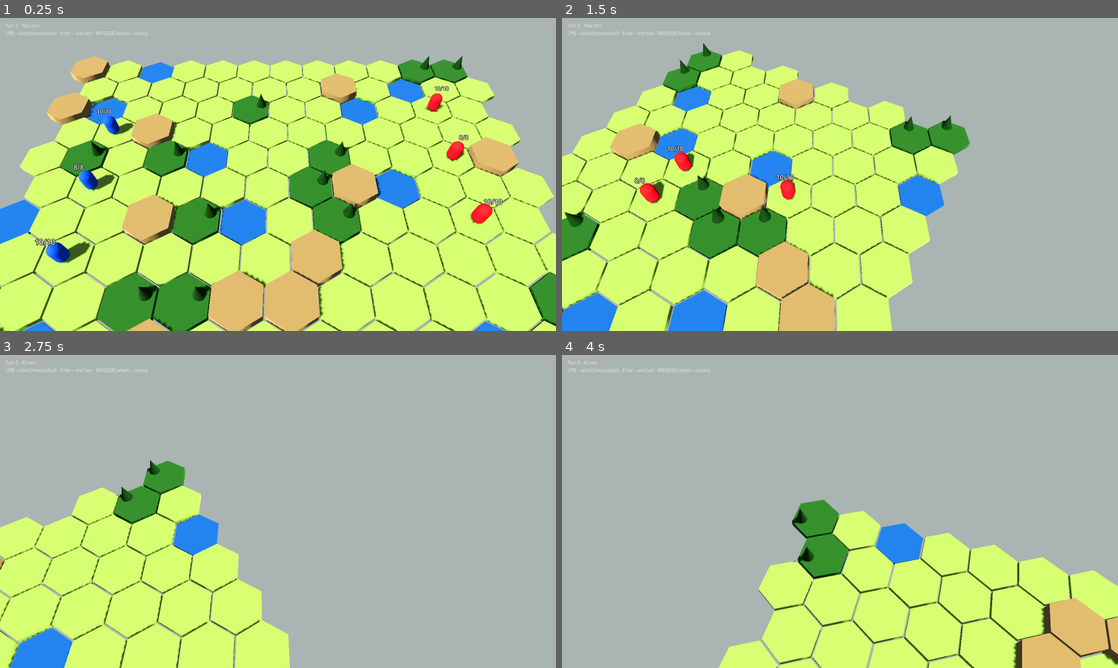
Above: before the commit, frames 1-4 (two rows, left to right).
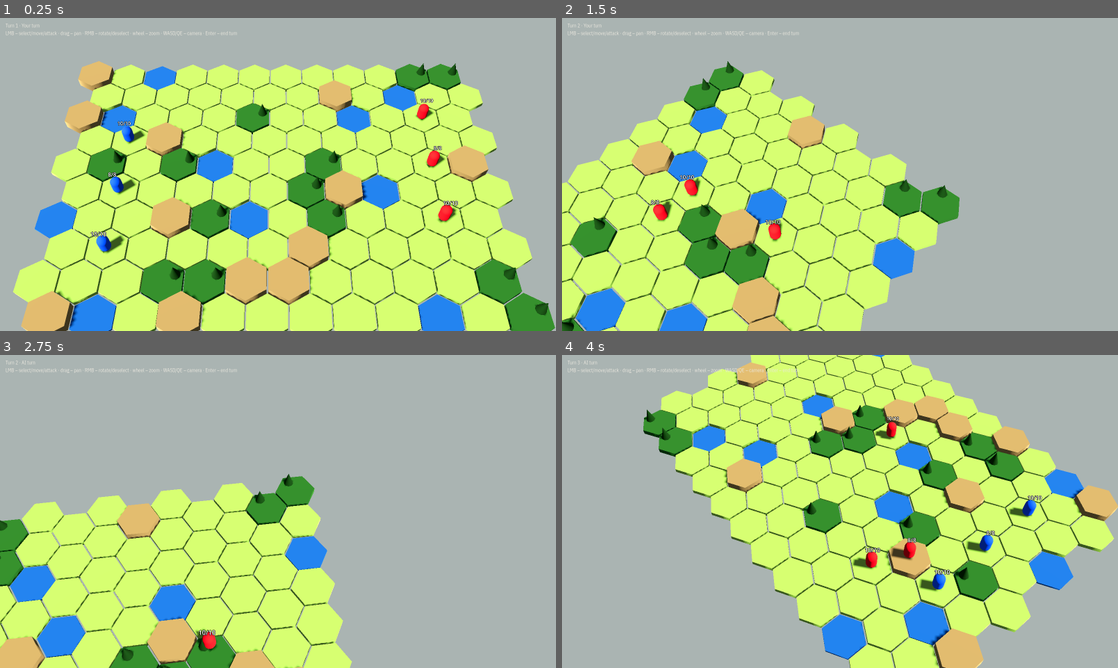
Above: after the commit, the same moments.

Repository: dawidczarczynski/eastern-flank
Game: Godot game, scene res://scenes/battle/battle.tscn
The game is run twice, just before and just after one commit, with the same random seed, the same clock (stepped at 60 frames per second) and the same inputs.
Inputs (mouse positions are in pixels of both pictures, inside the frame that each line leads up to):
- Up to frame 1 (0.25 s): no input
- Up to frame 2 (1.5 s): tap Enter at 0.5, 0.6 s; move the mouse to (962, 158) at 0.52 s; hold D 0.53-1.25 s; hold E 0.53-1.25 s; click (962, 158) at 0.67 s; drag from (728, 190) to (812, 237) at 1.27 s
- Up to frame 3 (2.75 s): tap Space at 2 s; move the mouse to (333, 442) at 2.02 s; hold D from 2.03 s (still down); hold E from 2.03 s (still down); tap Enter at 2.1 s; click (333, 442) at 2.17 s
- Up to frame 4 (4 s): release D at 2.75 s; release E at 2.75 s; drag from (812, 574) to (673, 464) at 2.77 s; tap Enter at 3.5 s; move the mouse to (1006, 558) at 3.52 s; hold A from 3.53 s (still down); hold E from 3.53 s (still down); click (1006, 558) at 3.67 s

The runs differ from the first frame. In frame 1, 40% of the frame differs, in the area x 0-100%, y 4-100%; in frame 2, 30%; in frame 3, 20%; in frame 4, 53%, in the area x 10-100%, y 0-100%.

Commit message:
Port camera controls from the design (TASK-015)
Drag-pan, RMB rotate, distance-based pitch, wheel zoom and map clamp,
with all formulas in a tested CameraMath helper. CameraRig owns mouse
input and emits clicked() for non-drag releases; BattleController
selects on LMB, deselects on RMB/Escape.

Co-Authored-By: Claude Opus 5.5 <noreply@anthropic.com>

Diff:
--- a/assets/i18n/strings.csv
+++ b/assets/i18n/strings.csv
@@ -5,7 +5,7 @@
 AI turn,AI turn,Tura przeciwnika
 Victory!,Victory!,Zwycięstwo!
 Defeat!,Defeat!,Porażka!
-LMB – select/move/attack · Enter – end turn · WASD/QE/wheel – camera,LMB – select/move/attack · Enter – end turn · WASD/QE/wheel – camera,LPM – wybór/ruch/atak · Enter – koniec tury · WASD/QE/kółko – kamera
+LMB – select/move/attack · drag – pan · RMB – rotate/deselect · wheel – zoom · WASD/QE – camera · Enter – end turn,LMB – select/move/attack · drag – pan · RMB – rotate/deselect · wheel – zoom · WASD/QE – camera · Enter – end turn,LPM – wybór/ruch/atak · przeciągnij – przesuń · PPM – obrót/odznacz · kółko – zoom · WASD/QE – kamera · Enter – koniec tury
 HP %d/%d,HP %d/%d,PŻ %d/%d
 Moves %d/%d,Moves %d/%d,Ruch %d/%d
 Attack %d · Defense %d · Range %d,Attack %d · Defense %d · Range %d,Atak %d · Obrona %d · Zasięg %d
--- a/scenes/battle/battle.tscn
+++ b/scenes/battle/battle.tscn
@@ -30,7 +30,9 @@
 script = ExtResource("3_camera")
 
 [node name="Camera3D" type="Camera3D" parent="CameraRig"]
-fov = 50.0
+fov = 34.0
+near = 0.1
+far = 220.0
 
 [node name="HUD" type="CanvasLayer" parent="."]
 
--- a/src/presentation/battle_controller.gd
+++ b/src/presentation/battle_controller.gd
@@ -44,7 +44,10 @@
 	_build_hud_root()
 	_build_info_panel()
 	_map_view.build(state.grid)
-	_camera_rig.position = _map_view.center()
+	_camera_rig.set_bounds(_map_bounds())
+	var center := _map_view.center()
+	_camera_rig.set_target(Vector2(center.x, center.z))
+	_camera_rig.clicked.connect(_on_camera_clicked)
 	for unit: Unit in state.units.values():
 		_create_unit_view(unit)
 	_update_status()
@@ -65,19 +68,41 @@
 	if motion != null:
 		_on_mouse_motion(motion.position)
 		return
+	if not _input_allowed():
+		return
+	var key := event as InputEventKey
+	if key == null or not key.pressed or key.echo:
+		return
+	if key.keycode == KEY_ENTER:
+		_end_human_turn()
+	elif key.keycode == KEY_ESCAPE:
+		_select(-1)
+
+
+## A click that never became a camera drag: LMB selects/moves/attacks, RMB deselects.
+func _on_camera_clicked(screen_position: Vector2, button: MouseButton) -> void:
+	if not _input_allowed():
+		return
+	if button == MOUSE_BUTTON_RIGHT:
+		_select(-1)
+		return
+	var coord: Variant = _pick_hex(screen_position)
+	if coord != null:
+		_on_hex_clicked(coord)
+
+
+## Clicks and keys are dropped (not buffered) while animations play or it isn't the human's turn.
+func _input_allowed() -> bool:
 	if _is_playing_events():
-		return  # clicks and Enter are dropped (not buffered) while animations play
-	if _sim.state.winner != -1 or _sim.state.current_player != HUMAN_PLAYER:
-		return
-	var mouse := event as InputEventMouseButton
-	if mouse != null and mouse.pressed and mouse.button_index == MOUSE_BUTTON_LEFT:
-		var coord: Variant = _pick_hex(mouse.position)
-		if coord != null:
-			_on_hex_clicked(coord)
-		return
-	var key := event as InputEventKey
-	if key != null and key.pressed and not key.echo and key.keycode == KEY_ENTER:
-		_end_human_turn()
+		return false
+	return _sim.state.winner == -1 and _sim.state.current_player == HUMAN_PLAYER
+
+
+func _map_bounds() -> Rect2:
+	var centers: Array[Vector3] = []
+	for c in _sim.state.grid.coords():
+		centers.append(Hex.to_world(c, _map_view.hex_size))
+	return CameraMath.map_bounds(centers, _map_view.hex_size)
 
 
 func _spawn_start_units(state: GameState) -> void:
@@ -352,5 +377,10 @@
 ## Status text for an ongoing game; called with event data during playback.
 func _show_turn_status(turn: int, player: int) -> void:
 	var who := tr("Your turn") if player == HUMAN_PLAYER else tr("AI turn")
-	var hint := tr("LMB – select/move/attack · Enter – end turn · WASD/QE/wheel – camera")
+	var hint := tr(
+		(
+			"LMB – select/move/attack · drag – pan · RMB – rotate/deselect · wheel – zoom"
+			+ " · WASD/QE – camera · Enter – end turn"
+		)
+	)
 	_status_label.text = "%s\n%s" % [tr("Turn %d · %s") % [turn, who], hint]
--- /dev/null
+++ b/src/presentation/camera_math.gd
@@ -0,0 +1,75 @@
+class_name CameraMath
+extends RefCounted
+## Pure camera formulas (no nodes), shared by CameraRig and tested in tests/unit/.
+
+const MIN_DISTANCE := 7.0
+const MAX_DISTANCE := 46.0
+const ZOOM_OUT_FACTOR := 1.12
+const ZOOM_IN_FACTOR := 0.88
+const PAN_PER_PIXEL := 0.0016  # world units per pixel per unit of distance
+const DRAG_THRESHOLD := 4.0  # pixels
+
+
+## Camera pitch above the horizon (radians): flatter when close, more top-down when far.
+static func pitch_for_distance(d: float) -> float:
+	return 0.82 + (d - 8.0) / 37.0 * 0.3
+
+
+## Offset from the look-at point to the camera. Yaw 0 = camera on the +Z side.
+static func camera_offset(yaw: float, d: float) -> Vector3:
+	var p := pitch_for_distance(d)
+	return Vector3(sin(yaw) * cos(p) * d, sin(p) * d, cos(yaw) * cos(p) * d)
+
+
+## Positive notches zoom out, negative zoom in; the result is clamped.
+static func zoom(d: float, notches: float) -> float:
+	var factor := pow(ZOOM_OUT_FACTOR, notches) if notches > 0.0 else pow(ZOOM_IN_FACTOR, -notches)
+	return clampf(d * factor, MIN_DISTANCE, MAX_DISTANCE)
+
+
+## XZ change of the target for a screen drag (grab semantics: the ground follows the cursor).
+static func pan_delta(drag: Vector2, yaw: float, d: float) -> Vector2:
+	return -(_right(yaw) * drag.x + _toward_camera(yaw) * drag.y) * d * PAN_PER_PIXEL
+
+
+## Unit XZ direction for key panning; input x = camera right, y = away from the camera.
+static func key_pan(input: Vector2, yaw: float) -> Vector2:
+	return (_right(yaw) * input.x - _toward_camera(yaw) * input.y).normalized()
+
+
+static func _right(yaw: float) -> Vector2:
+	return Vector2(cos(yaw), -sin(yaw))
+
+
+static func _toward_camera(yaw: float) -> Vector2:
+	return Vector2(sin(yaw), cos(yaw))
+
+
+## True once the cursor is more than DRAG_THRESHOLD pixels away from the press position.
+static func is_drag(press: Vector2, current: Vector2) -> bool:
+	return press.distance_to(current) > DRAG_THRESHOLD
+
+
+## XZ rectangle covering all tile centres, grown by a hex's half-width in X and size in Z.
+static func map_bounds(centers: Array[Vector3], hex_size: float) -> Rect2:
+	if centers.is_empty():
+		return Rect2()
+	var min_p := Vector2(centers[0].x, centers[0].z)
+	var max_p := min_p
+	for c in centers:
+		min_p = Vector2(minf(min_p.x, c.x), minf(min_p.y, c.z))
+		max_p = Vector2(maxf(max_p.x, c.x), maxf(max_p.y, c.z))
+	var grow := Vector2(hex_size * sqrt(3.0) / 2.0, hex_size)
+	return Rect2(min_p - grow, max_p - min_p + grow * 2.0)
+
+
+## Keeps the target inside the bounds shrunk by margin; on an axis where nothing is left,
+## the target is fixed to the centre.
+static func clamp_target(target: Vector2, bounds: Rect2, margin: float) -> Vector2:
+	var lo := bounds.position + Vector2.ONE * margin
+	var hi := bounds.end - Vector2.ONE * margin
+	var center := bounds.get_center()
+	return Vector2(
+		center.x if lo.x > hi.x else clampf(target.x, lo.x, hi.x),
+		center.y if lo.y > hi.y else clampf(target.y, lo.y, hi.y),
+	)
--- a/src/presentation/camera_rig.gd
+++ b/src/presentation/camera_rig.gd
@@ -1,58 +1,136 @@
 class_name CameraRig
 extends Node3D
-## Strategy camera. WASD/arrows – pan, Q/E – rotate, mouse wheel – zoom.
+## Strategy camera. WASD/arrows – pan, Q/E – rotate, wheel – zoom, LMB drag – grab pan,
+## RMB drag – rotate. All formulas live in CameraMath.
 ## TODO: move the keys to the Input Map (project.godot) once there's a settings screen.
 
-@export var pan_speed := 10.0
-@export var rotate_speed := 1.5
-@export var zoom_step := 1.5
-@export var min_distance := 6.0
-@export var max_distance := 30.0
+## A LMB/RMB release that never became a drag (the owner decides what a click means).
+signal clicked(screen_position: Vector2, button: MouseButton)
 
-var _distance := 14.0
+const TARGET_HEIGHT := 0.4
+const DEFAULT_DISTANCE := 24.0
+const CLAMP_MARGIN := 2.0
+const KEY_PAN_SPEED := 0.9  # units/s per unit of distance
+const KEY_ROTATE_SPEED := 1.2  # rad/s
+const MOUSE_ROTATE_SPEED := 0.005  # rad/px
+
+var _target := Vector2.ZERO  # XZ look-at point (the rig's position, y = 0)
+var _yaw := 0.0
+var _distance := DEFAULT_DISTANCE
+var _bounds := Rect2()
+var _has_bounds := false
+var _press_button := MOUSE_BUTTON_NONE
+var _press_position := Vector2.ZERO
+var _dragging := false
 
 @onready var _camera: Camera3D = $Camera3D
 
 
 func _ready() -> void:
-	_update_camera()
+	_apply()
+
+
+## A release lost to focus change must not leave the rig stuck in a press.
+func _notification(what: int) -> void:
+	if what == NOTIFICATION_APPLICATION_FOCUS_OUT or what == NOTIFICATION_WM_WINDOW_FOCUS_OUT:
+		_press_button = MOUSE_BUTTON_NONE
+		_dragging = false
+
+
+## Limits the target to the map rectangle (see CameraMath.map_bounds).
+func set_bounds(rect: Rect2) -> void:
+	_bounds = rect
+	_has_bounds = true
+	_apply()
+
+
+func set_target(target: Vector2) -> void:
+	_target = target
+	_apply()
 
 
 func _process(delta: float) -> void:
+	var changed := false
 	var input := Vector2.ZERO
 	if Input.is_physical_key_pressed(KEY_W) or Input.is_physical_key_pressed(KEY_UP):
+		input.y += 1.0
+	if Input.is_physical_key_pressed(KEY_S) or Input.is_physical_key_pressed(KEY_DOWN):
 		input.y -= 1.0
-	if Input.is_physical_key_pressed(KEY_S) or Input.is_physical_key_pressed(KEY_DOWN):
-		input.y += 1.0
 	if Input.is_physical_key_pressed(KEY_A) or Input.is_physical_key_pressed(KEY_LEFT):
 		input.x -= 1.0
 	if Input.is_physical_key_pressed(KEY_D) or Input.is_physical_key_pressed(KEY_RIGHT):
 		input.x += 1.0
 	if input != Vector2.ZERO:
-		var direction := transform.basis * Vector3(input.x, 0.0, input.y)
-		direction.y = 0.0
-		position += direction.normalized() * pan_speed * delta * (_distance / 14.0)
+		_target += CameraMath.key_pan(input, _yaw) * KEY_PAN_SPEED * _distance * delta
+		changed = true
 
 	var rotation_input := 0.0
 	if Input.is_physical_key_pressed(KEY_Q):
 		rotation_input += 1.0
 	if Input.is_physical_key_pressed(KEY_E):
 		rotation_input -= 1.0
-	rotation.y += rotation_input * rotate_speed * delta
+	if rotation_input != 0.0:
+		_yaw += rotation_input * KEY_ROTATE_SPEED * delta
+		changed = true
+	if changed:
+		_apply()
 
 
 func _unhandled_input(event: InputEvent) -> void:
-	var mouse := event as InputEventMouseButton
-	if mouse == null or not mouse.pressed:
+	var button := event as InputEventMouseButton
+	if button != null:
+		_on_mouse_button(button)
 		return
-	if mouse.button_index == MOUSE_BUTTON_WHEEL_UP:
-		_distance = clampf(_distance - zoom_step, min_distance, max_distance)
-		_update_camera()
-	elif mouse.button_index == MOUSE_BUTTON_WHEEL_DOWN:
-		_distance = clampf(_distance + zoom_step, min_distance, max_distance)
-		_update_camera()
+	var motion := event as InputEventMouseMotion
+	if motion != null and _press_button != MOUSE_BUTTON_NONE:
+		_on_mouse_motion(motion)
 
 
-func _update_camera() -> void:
-	_camera.position = Vector3(0.0, _distance * 0.8, _distance * 0.6)
-	_camera.look_at(global_position, Vector3.UP)
+func _on_mouse_button(event: InputEventMouseButton) -> void:
+	match event.button_index:
+		MOUSE_BUTTON_WHEEL_UP, MOUSE_BUTTON_WHEEL_DOWN:
+			if event.pressed:
+				var notches := event.factor if event.factor > 0.0 else 1.0
+				if event.button_index == MOUSE_BUTTON_WHEEL_UP:
+					notches = -notches
+				_distance = CameraMath.zoom(_distance, notches)
+				_apply()
+		MOUSE_BUTTON_LEFT, MOUSE_BUTTON_RIGHT:
+			if event.pressed:
+				# A held button whose release never arrived (e.g. eaten by a HUD control) is dropped.
+				if (
+					_press_button == MOUSE_BUTTON_NONE
+					or not Input.is_mouse_button_pressed(_press_button)
+				):
+					_press_button = event.button_index
+					_press_position = event.position
+					_dragging = false
+			elif event.button_index == _press_button:
+				var was_drag := _dragging
+				_press_button = MOUSE_BUTTON_NONE
+				_dragging = false
+				if not was_drag:
+					clicked.emit(event.position, event.button_index)
+
+
+func _on_mouse_motion(event: InputEventMouseMotion) -> void:
+	if not _dragging and CameraMath.is_drag(_press_position, event.position):
+		_dragging = true
+	if not _dragging:
+		return
+	if _press_button == MOUSE_BUTTON_LEFT:
+		_target += CameraMath.pan_delta(event.relative, _yaw, _distance)
+	else:
+		_yaw -= event.relative.x * MOUSE_ROTATE_SPEED
+	_apply()
+
+
+func _apply() -> void:
+	if _has_bounds:
+		_target = CameraMath.clamp_target(_target, _bounds, CLAMP_MARGIN)
+	position = Vector3(_target.x, 0.0, _target.y)
+	if _camera == null:
+		return
+	var look_at_point := Vector3.UP * TARGET_HEIGHT
+	_camera.position = look_at_point + CameraMath.camera_offset(_yaw, _distance)
+	_camera.look_at(global_position + look_at_point, Vector3.UP)
--- /dev/null
+++ b/tests/unit/test_camera_math.gd
@@ -0,0 +1,81 @@
+extends TestCase
+
+const EPS := 0.001
+
+
+func _near(actual: float, expected: float) -> void:
+	assert_true(absf(actual - expected) < EPS, "expected %s, got %s" % [expected, actual])
+
+
+func _near_v2(actual: Vector2, expected: Vector2) -> void:
+	assert_true(actual.distance_to(expected) < EPS, "expected %s, got %s" % [expected, actual])
+
+
+func test_pitch_for_distance() -> void:
+	_near(CameraMath.pitch_for_distance(8.0), 0.82)
+	_near(CameraMath.pitch_for_distance(45.0), 1.12)
+	_near(CameraMath.pitch_for_distance(24.0), 0.94973)
+
+
+func test_camera_offset_default_yaw() -> void:
+	var p := CameraMath.pitch_for_distance(24.0)
+	var offset := CameraMath.camera_offset(0.0, 24.0)
+	_near(offset.x, 0.0)
+	_near(offset.y, sin(p) * 24.0)
+	_near(offset.z, cos(p) * 24.0)
+
+
+func test_camera_offset_length_equals_distance() -> void:
+	for yaw: float in [0.0, 1.0, PI]:
+		for d: float in [7.0, 24.0, 46.0]:
+			_near(CameraMath.camera_offset(yaw, d).length(), d)
+
+
+func test_camera_offset_quarter_turn() -> void:
+	var offset := CameraMath.camera_offset(PI / 2.0, 24.0)
+	_near(offset.z, 0.0)
+	assert_true(offset.x > 0.0)
+
+
+func test_zoom() -> void:
+	_near(CameraMath.zoom(24.0, 1.0), 26.88)
+	_near(CameraMath.zoom(24.0, -1.0), 21.12)
+	_near(CameraMath.zoom(45.0, 1.0), 46.0)
+	_near(CameraMath.zoom(7.5, -1.0), 7.0)
+	_near(CameraMath.zoom(24.0, 0.0), 24.0)
+
+
+func test_pan_delta() -> void:
+	_near_v2(CameraMath.pan_delta(Vector2(100, 0), 0.0, 24.0), Vector2(-3.84, 0))
+	_near_v2(CameraMath.pan_delta(Vector2(0, 100), 0.0, 24.0), Vector2(0, -3.84))
+	_near_v2(CameraMath.pan_delta(Vector2(100, 0), PI / 2.0, 24.0), Vector2(0, 3.84))
+
+
+func test_key_pan_direction() -> void:
+	_near_v2(CameraMath.key_pan(Vector2(0, 1), 0.0), Vector2(0, -1))  # W: away from the camera
+	_near_v2(CameraMath.key_pan(Vector2(1, 0), 0.0), Vector2(1, 0))  # D: camera right
+	_near_v2(CameraMath.key_pan(Vector2(1, 0), PI / 2.0), Vector2(0, -1))
+	_near(CameraMath.key_pan(Vector2(1, 1), 0.7).length(), 1.0)
+	_near_v2(CameraMath.key_pan(Vector2.ZERO, 0.0), Vector2.ZERO)
+
+
+func test_is_drag() -> void:
+	assert_false(CameraMath.is_drag(Vector2(0, 0), Vector2(4, 0)))
+	assert_true(CameraMath.is_drag(Vector2(0, 0), Vector2(3, 3)))
+	assert_false(CameraMath.is_drag(Vector2(10, 10), Vector2(10, 14)))
+
+
+func test_map_bounds() -> void:
+	var centers: Array[Vector3] = [Vector3(0, 0, 0), Vector3(10, 0, 6)]
+	var rect := CameraMath.map_bounds(centers, 1.0)
+	_near(rect.position.x, -0.866)
+	_near(rect.position.y, -1.0)
+	_near(rect.size.x, 11.732)
+	_near(rect.size.y, 8.0)
+
+
+func test_clamp_target() -> void:
+	var bounds := Rect2(0, 0, 20, 14)
+	_near_v2(CameraMath.clamp_target(Vector2(-5, 30), bounds, 2.0), Vector2(2, 12))
+	_near_v2(CameraMath.clamp_target(Vector2(9, 9), bounds, 2.0), Vector2(9, 9))
+	_near_v2(CameraMath.clamp_target(Vector2(9, 9), Rect2(0, 0, 3, 3), 2.0), Vector2(1.5, 1.5))
Not shown, added: src/presentation/camera_math.gd.uid
Not shown, added: tests/unit/test_camera_math.gd.uid
Not shown, changed: docs/tasks/BACKLOG.md
Not shown, changed: docs/tasks/TASK-015-camera.md
